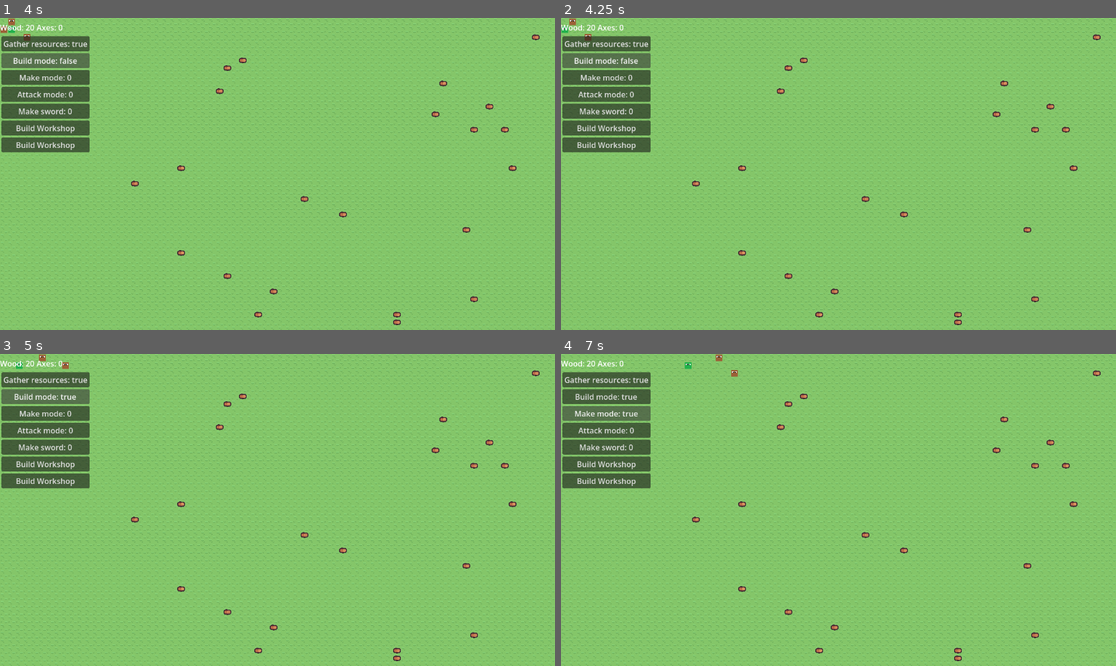
Above: before the commit, frames 1-4 (two rows, left to right).
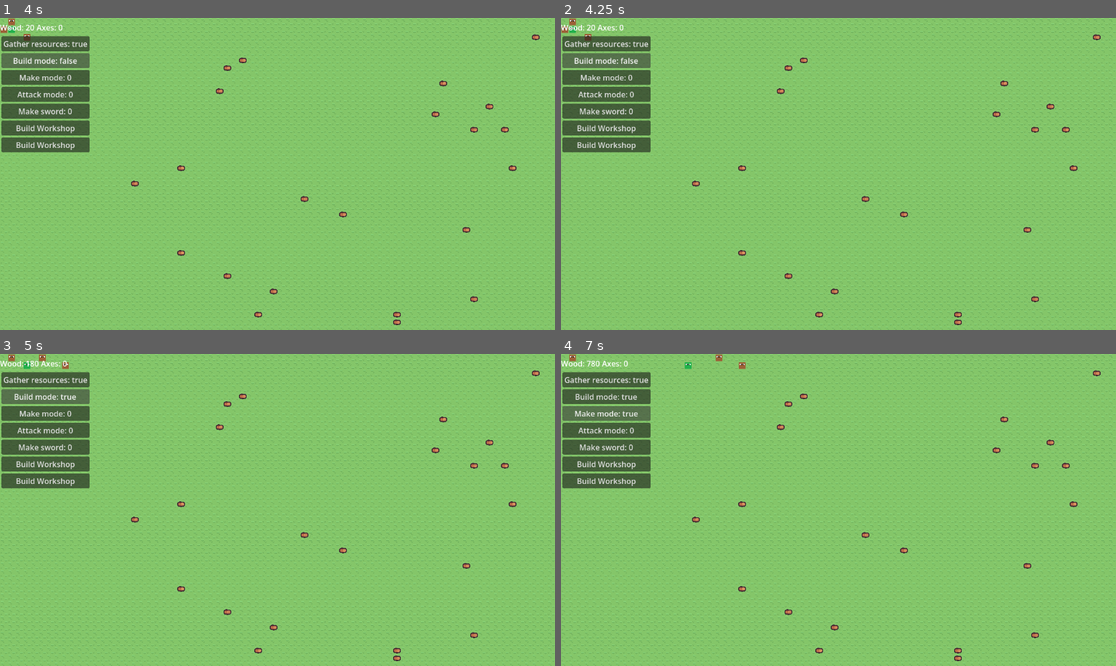
Above: after the commit, the same moments.

Repository: amandodaw/zd-prototype
Game: Godot game, scene res://scenes/world.tscn
Two runs of this game, one before a commit and one after it. Both use one fixed random seed, a clock stepped at 60 frames per second and the inputs below.
Inputs:
- Up to frame 1 (4 s): click "Gather resources: 0" at 0.5 s; click "Gather resources: true" at 1.25 s; click "Gather resources: false" at 2 s; click "Build mode: 0" at 2.75 s; click "Build mode: true" at 3.5 s
- Up to frame 2 (4.25 s): no input
- Up to frame 3 (5 s): click "Build mode: false" at 4.25 s
- Up to frame 4 (7 s): click "Make mode: 0" at 5 s; click "Make mode: true" at 5.75 s; click "Make mode: false" at 6.5 s

Frame 1 is identical in both runs. In frame 2, less than 0.1% of the frame differs, in the area x 0-3%, y 2-5%; in frame 3, 0.1%; in frame 4, 0.2%, in the area x 1-34%, y 0-8%.
Error after the commit: Invalid call. Nonexistent function 'get_component' in base 'Nil'. (res://scripts/components/actions/gather_action.gd:22)

Commit message:
Añadidas comprobaciones en target system por si hay una entidad en el target_pos y en move_action se reserva el tile al que se mueve y tambien se comprueba, si esta reservado falla la accion y se recalcula el plan. Si hay una entidad donde se va a mover, espera eternamente a que se vaya. En combate puede ser un problema porque se quedan detras del npc, deberia fallar tambien. Ha salido un bug en las build_orders. Cuando hay muchas, algunas se quedan sin construir

Diff:
--- a/scripts/components/actions/move_action.gd
+++ b/scripts/components/actions/move_action.gd
@@ -1,5 +1,7 @@
 class_name MoveAction
 extends Action
+
+var has_reserved : bool = false
 
 func execute(entity : Entity, delta : float):
 	if finished:
@@ -18,23 +20,29 @@
 		plan_comp.needs_replan = true
 		return
 
+	#Reservar el tile al que se va a mover
+	if not has_reserved:
+		if !try_reserve(entity):
+			fail(entity)
+			return
+
+	#Si ha terminado de moverse pero no está adyacente al objetivo, fallar el movimiento
 	if path_comp.path.is_empty():
 		if !GridUtils.is_adjacent(target_comp.target_pos, pos_comp.grid_pos):
 			print("ya no tengo path...")
-			plan_comp.plan.clear()
-			plan_comp.needs_replan = true
-			plan_comp.current_action = null
+			fail(entity)
 
 		finished = true
 		return
 
-	#saltar nodo actual si coincide
+	#Si ha llegado, pasar al siguiente punto del path
 	if pos_comp.grid_pos == path_comp.path[0]:
 		path_comp.path.pop_at(0)
 		if path_comp.path.is_empty():
 			finished = true
 			return
 
+	#Dependiendo de la velocidad del move_component de la entidad (Aquí se mueve realmente)
 	if move_comp.speed_cont >= move_comp.speed:
 		move_comp.speed_cont = 0
 		move_to_path_point(entity)
@@ -49,8 +57,11 @@
 
 	var next_pos = path_comp.path.pop_at(0)
 
+	#Si la celda está ocupada por otra entidad, esperar a que se libere
+	if ai_comp.city_comp.living_entities.has(next_pos):
+		return
+
 	ai_comp.city_comp.living_entities.erase(pos_comp.grid_pos)
-
 	pos_comp.grid_pos = next_pos
 	entity.position = next_pos * GridUtils.TILE_SIZE
 
@@ -60,13 +71,39 @@
 	var path_comp : PathComponent = entity.get_component(PathComponent)
 	var target_comp : TargetComponent = entity.get_component(TargetComponent)
 
+	release_reservation(entity)
 	path_comp.path.clear()
 	target_comp.target_pos = GridUtils.INVALID
 
 func on_finished(entity : Entity) -> void:
-	var target_comp : TargetComponent = entity.get_component(TargetComponent)
-	var plan_comp : PlanComponent = entity.get_component(PlanComponent)
-	print("terminé de moverme")
-	print("Soy: ", entity)
-	print("Mi posición: ", entity.get_component(PositionComponent).grid_pos)
-	print("TAmao plan: ", plan_comp.plan.size())
+	release_reservation(entity)
+
+func fail(entity: Entity) -> void:
+		var plan_comp : PlanComponent = entity.get_component(PlanComponent)
+		plan_comp.plan.clear()
+		plan_comp.needs_replan = true
+		plan_comp.current_action = null
+
+func try_reserve(entity: Entity) -> bool:
+	var city_comp = entity.get_component(AIComponent).city_comp
+	var target_comp = entity.get_component(TargetComponent)
+
+	# ya reservado por otro
+	if city_comp.reserved_tiles.has(target_comp.target_pos):
+		return false
+
+	city_comp.reserved_tiles[target_comp.target_pos] = entity
+	has_reserved = true
+	return true
+
+func release_reservation(entity):
+	if not has_reserved:
+		return
+
+	var city_comp = entity.get_component(AIComponent).city_comp
+	var target_comp = entity.get_component(TargetComponent)
+
+	if city_comp.reserved_tiles.get(target_comp.target_pos) == entity:
+		city_comp.reserved_tiles.erase(target_comp.target_pos)
+
+	has_reserved = false
--- a/scripts/components/city_component.gd
+++ b/scripts/components/city_component.gd
@@ -24,5 +24,6 @@
 var make_orders : Array[String] = []
 var entities : Dictionary = {}
 var living_entities : Dictionary[Vector2i, Entity] = {}
+var reserved_tiles : Dictionary[Vector2i, Entity] = {}
 
 var astar : AStarGrid2D
--- a/scripts/systems/target_system.gd
+++ b/scripts/systems/target_system.gd
@@ -68,6 +68,10 @@
 		var build_order : BuildOrderComponent = city_comp.build_orders.get(build_order_pos)
 
 		if build_order.state == BuildOrderComponent.State.FREE:
+			#Comprobar si hay madera suficiente en la ciudad
+			if city_comp.wood_amount < build_order.cost:
+				continue
+
 			city_comp.wood_amount -= build_order.cost
 
 			build_order.state = BuildOrderComponent.State.RESERVED
@@ -75,8 +79,8 @@
 			entity.get_component(TargetComponent).target_pos = build_order_pos
 
 			return true
-
-	print("no build order to take")
+	#No hay build orders o no hay suficiente madera para ejecutarlas
+	print("no build order to take/not enough wood")
 	return false
 
 func find_nearest(entity : Entity, entities :  Array[Entity], target_type : Entity.Entity_type) -> Entity:
@@ -100,22 +104,22 @@
 
 	return best
 
-func find_nearest_alive(entity: Entity, type:String) -> Vector2i:
-	var city_comp = entity.get_component(AIComponent).city_comp
-
-	var best := GridUtils.INVALID
-	var best_dist := 999999
-
-	for tile in city_comp.living_entities.keys():
-		if !is_instance_valid(city_comp.living_entities[tile]) or city_comp.living_entities[tile].entity_type != type:
-			continue
-		var dist = abs(tile.x - entity.get_component(PositionComponent).grid_pos.x) + abs(tile.y - entity.get_component(PositionComponent).grid_pos.y)
-
-		if dist < best_dist:
-			best_dist = dist
-			best = tile
-
-	return best
+#func find_nearest_alive(entity: Entity, type:String) -> Vector2i:
+	#var city_comp = entity.get_component(AIComponent).city_comp
+#
+	#var best := GridUtils.INVALID
+	#var best_dist := 999999
+	#
+	#for tile in city_comp.living_entities.keys():
+		#if !is_instance_valid(city_comp.living_entities[tile]) or city_comp.living_entities[tile].entity_type != type:
+			#continue
+		#var dist = abs(tile.x - entity.get_component(PositionComponent).grid_pos.x) + abs(tile.y - entity.get_component(PositionComponent).grid_pos.y)
+#
+		#if dist < best_dist:
+			#best_dist = dist
+			#best = tile
+#
+	#return best
 
 func choose_adjacent(entity : Entity, target: Vector2i) -> Vector2i:
 	var best_pos = GridUtils.INVALID
@@ -168,11 +172,14 @@
 	return valid_cells[randi() % valid_cells.size()]
 
 func is_cell_walkable(entity: Entity, cell: Vector2i) -> bool:
-	var city_comp = entity.get_component(AIComponent).city_comp
+	var city_comp : CityComponent = entity.get_component(AIComponent).city_comp
 	var astar : AStarGrid2D = city_comp.astar
+	#Comprobar si existe la celda en el mapa de navegación y si es walkable
 	if !astar.is_in_bounds(cell.x, cell.y) or city_comp.astar.is_point_solid(cell):
 		return false
-
+	#Comprobar si hay una entidad en esa celda
+	if cell in city_comp.living_entities.keys():
+		return false
 	return true
 
 func check_target_in_range(entity: Entity, range : int) -> bool:
